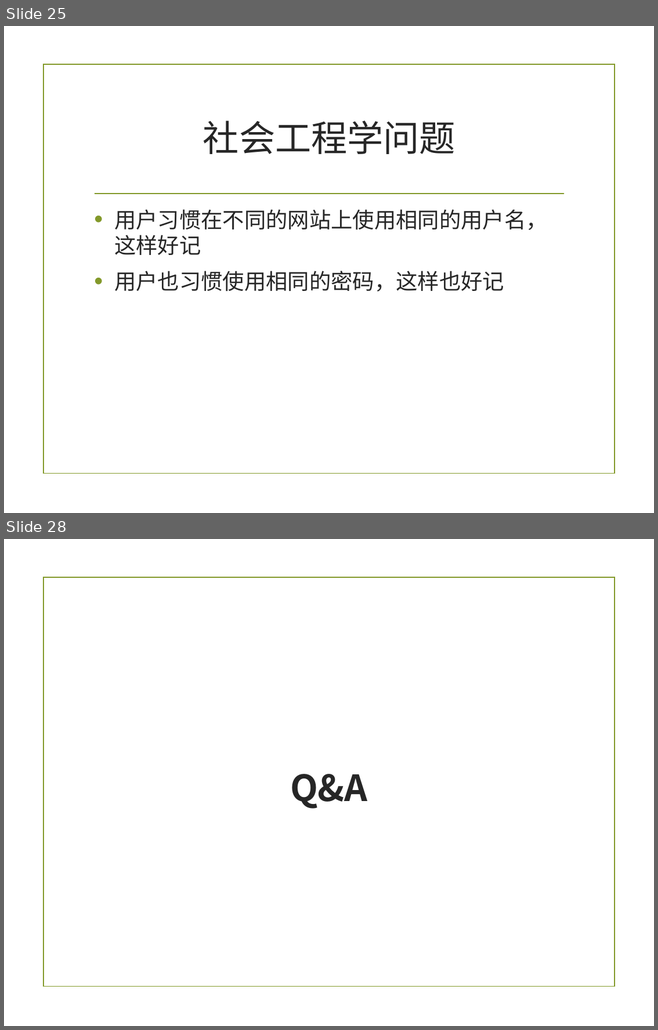
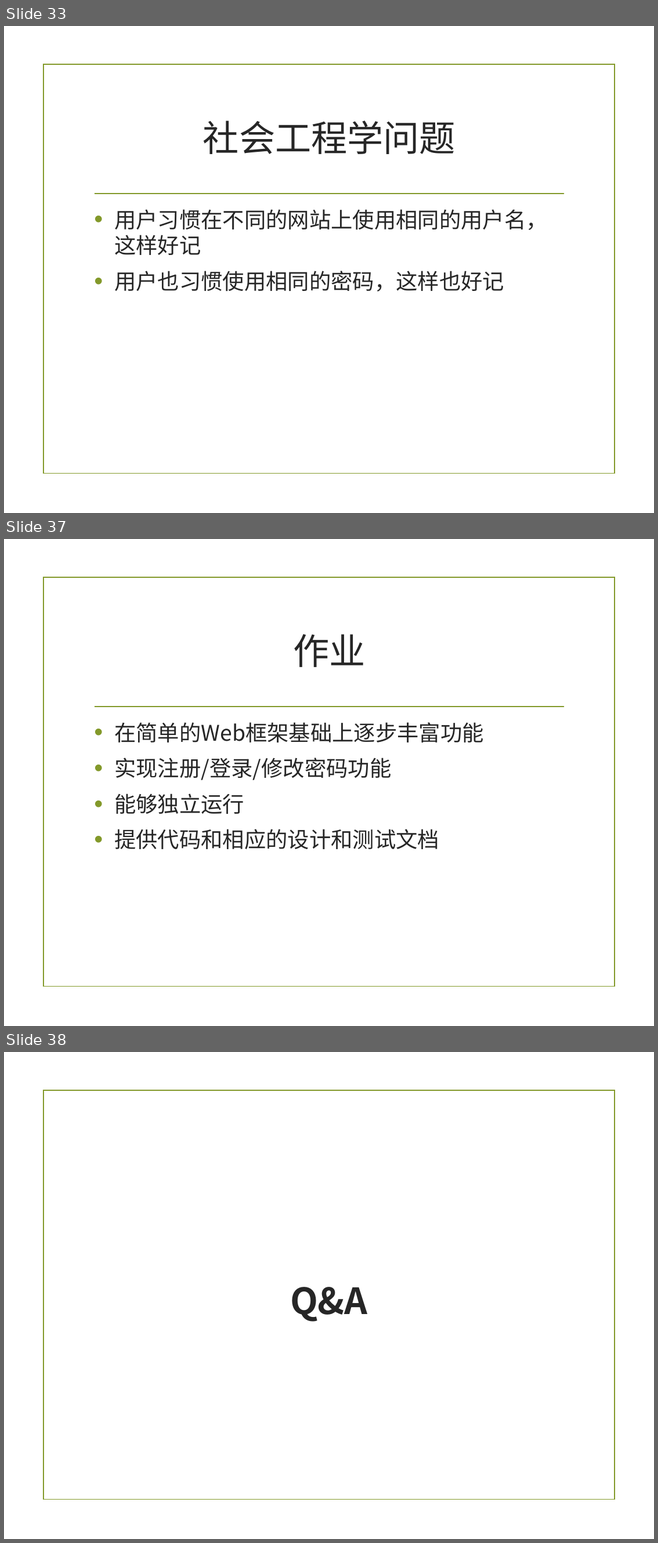
Before and after one commit to zuoshenghuang/curriculum, a slide deck: software/Ch_7_2_demo_2nd.pptx. Shown one above the other, each under a label of ours: slides 25 and 28 before the commit, slides 33, 37 and 38 after it; the slides between them are not shown. The pictures are 658x1030 and 658x1543 pixels, drawn with LibreOffice and Linux fonts; fonts in the diff are those of the drawing; background and template pictures are left out. Boxes give left, top, right and bottom in pixels: in the first picture for what was removed or moved away, otherwise in the second. Text is boxed around its words. In the diff, an @@ line names an element or a change of style, - is before the commit and + after.

```diff
--- a/software/Ch_7_2_demo_2nd.pptx
+++ b/software/Ch_7_2_demo_2nd.pptx
@@ slide 37 added at (x1=4, y1=539, x2=654, y2=1026), background picture (left out); not listed: 2 template elements that a slide beside it also shows @@
@@ title added at (x1=293, y1=634, x2=365, y2=667), 40 pt, text #262626 @@
+作业
@@ text added at (x1=114, y1=722, x2=484, y2=849), 24 pt, text #262626 @@
+• 在简单的Web框架基础上逐步丰富功能
+• 实现注册/登录/修改密码功能
+• 能够独立运行
+• 提供代码和相应的设计和测试文档
@@ what was slide 25 is now slide 33 @@
@@ what was slide 28 is now slide 38 @@
```
Also in this commit, not shown: 4 slides changed, 9 other slides added, 37 other files.
